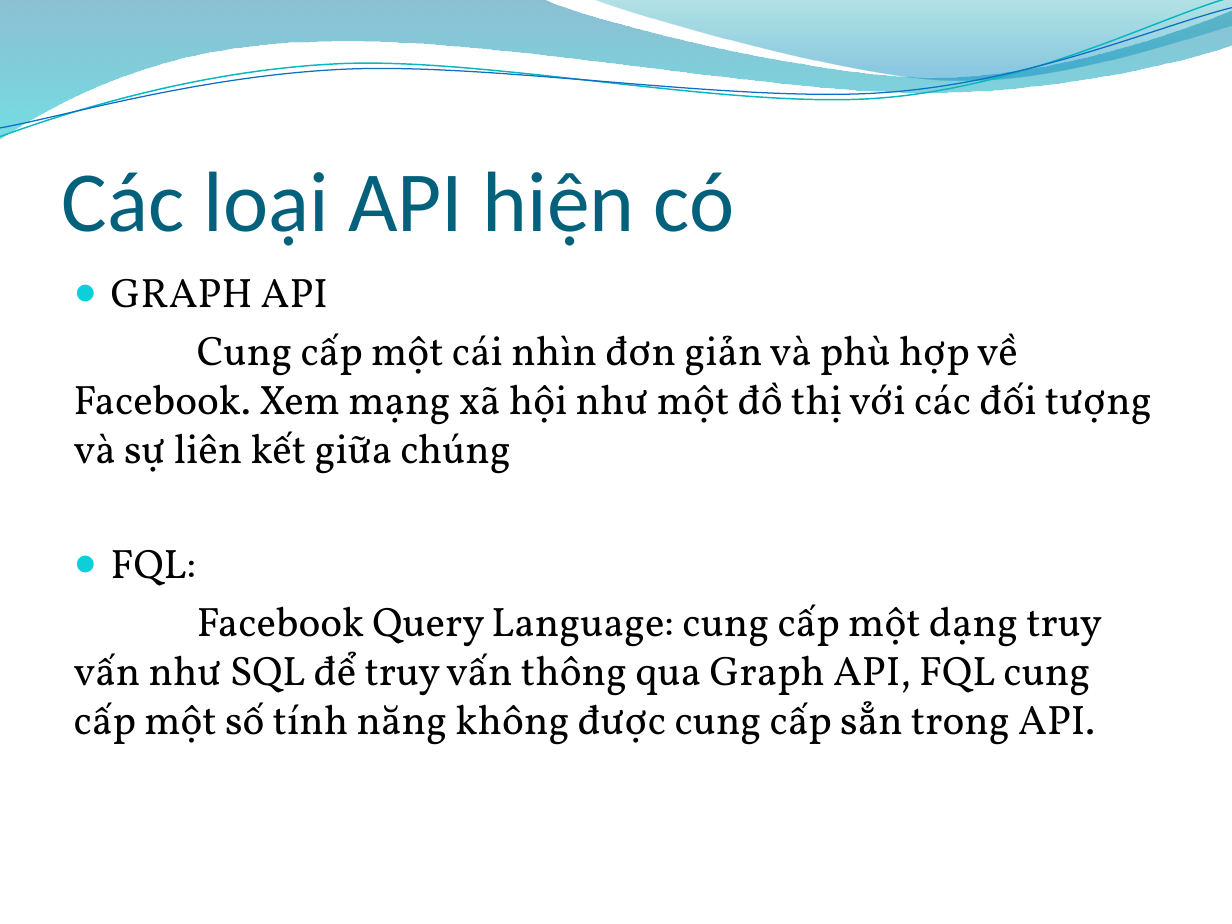
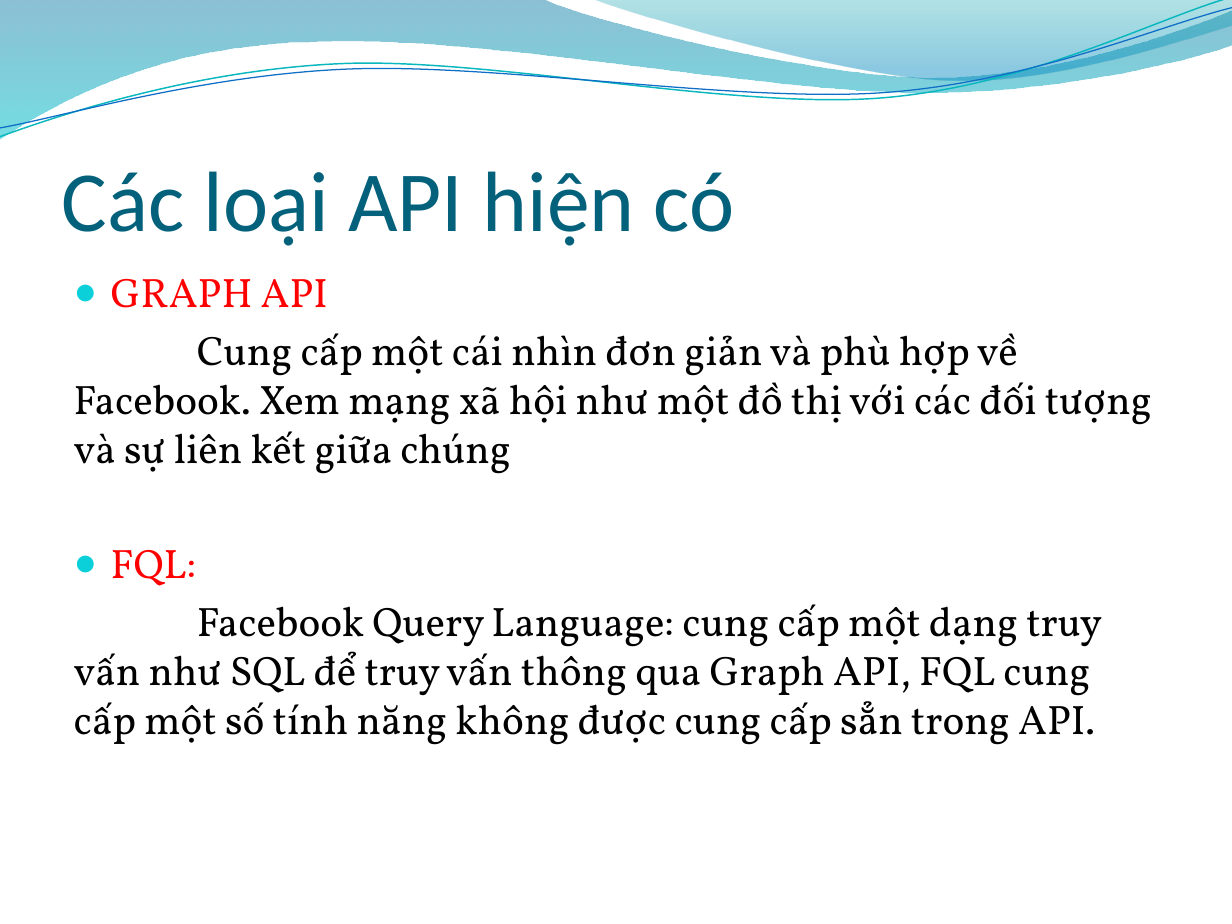
Before and after one commit to tuankit/web-api-project, a slide deck: slide 14 of 0912397_0912403_0912409_FacebookAPI_10/Document/Facebook API.pptx (slide 12 before the commit). Drawn at 1232x924 pixels with LibreOffice and Linux fonts; fonts in the diff are those of the drawing; background and template pictures are left out. Boxes give left, top, right and bottom in pixels: in the first picture for what was removed or moved away, otherwise in the second. Text is boxed around its words. In the diff, an @@ line names an element or a change of style, - is before the commit and + after.

```diff
--- a/0912397_0912403_0912409_FacebookAPI_10/Document/Facebook API.pptx
+++ b/0912397_0912403_0912409_FacebookAPI_10/Document/Facebook API.pptx
@@ text at <box>111,279,328,586</box>: text colour #000000 to #FF0000 in "GRAPH API", "FQL:" @@
```
Also in this commit, not shown: 9 other slides changed, 7 slides added.
